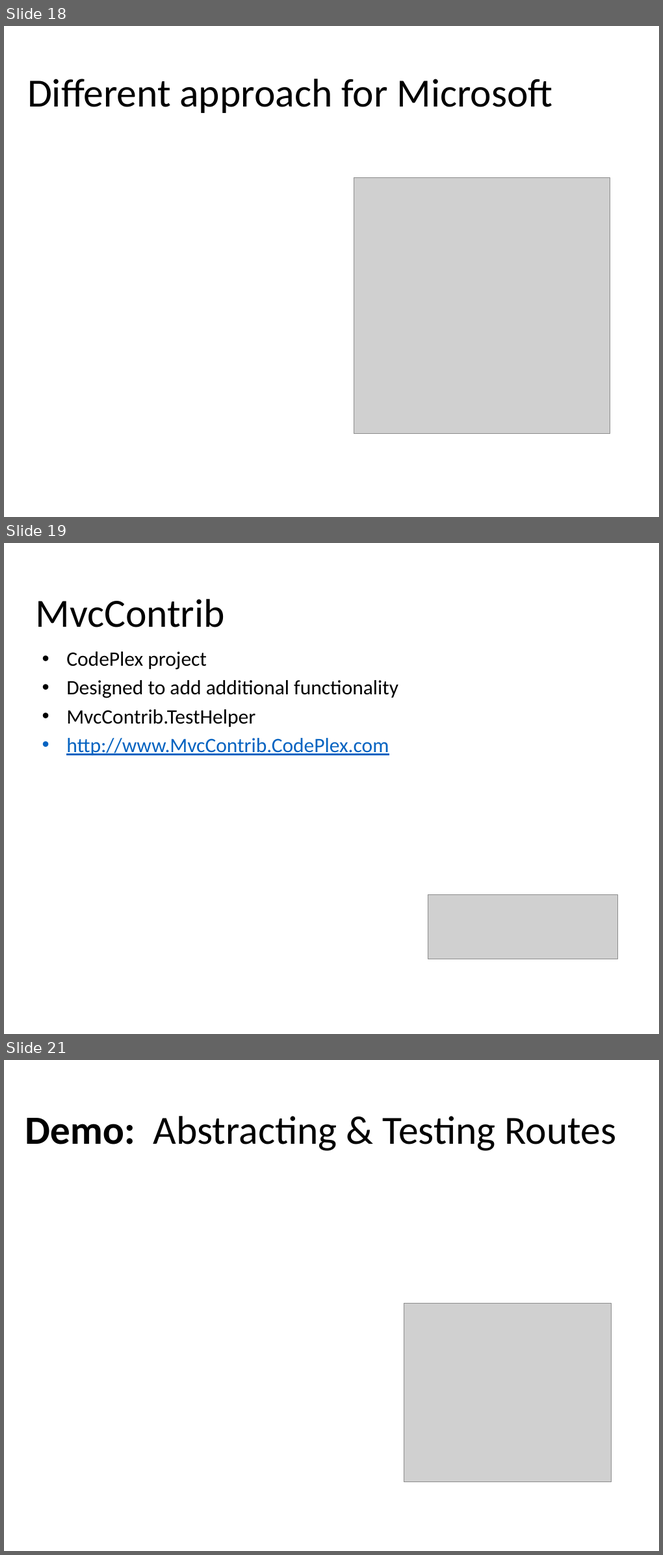
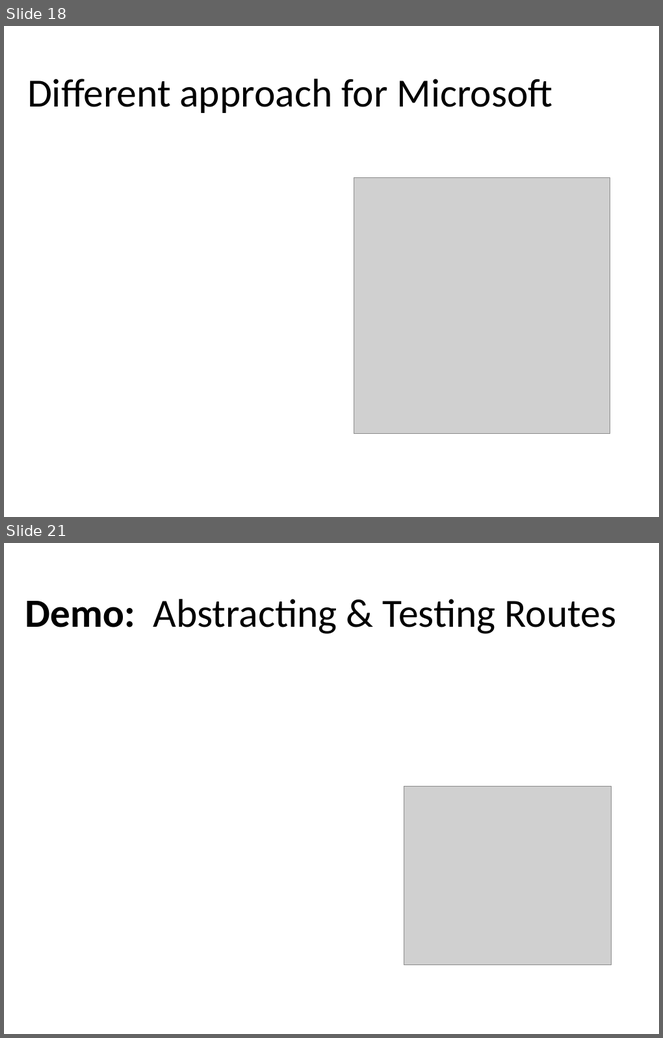
Before and after one commit to kburnell/TestDrivingASP.NETMVC, a slide deck: TestDrivingASP.NETMVC.pptx. Shown one above the other, each under a label of ours: slides 18, 19 and 21 before the commit, slides 18 and 21 after it; the slides between them are not shown. The pictures are 663x1555 and 663x1038 pixels, drawn with LibreOffice and Linux fonts; fonts in the diff are those of the drawing; grey boxes stand for pictures; background and template pictures are left out. Boxes give left, top, right and bottom in pixels: in the first picture for what was removed or moved away, otherwise in the second. Text is boxed around its words. In the diff, an @@ line names an element or a change of style, - is before the commit and + after.

```diff
--- a/TestDrivingASP.NETMVC.pptx
+++ b/TestDrivingASP.NETMVC.pptx
@@ slide 19 removed at (x1=4, y1=543, x2=659, y2=1034), background #FFFFFF @@
@@ text removed at (x1=36, y1=599, x2=225, y2=627) @@
-MvcContrib
@@ text removed at (x1=66, y1=652, x2=399, y2=756) @@
-• CodePlex project
-• Designed to add additional functionality
-• MvcContrib.TestHelper
-• http://www.MvcContrib.CodePlex.com
@@ picture removed at (x1=428, y1=895, x2=618, y2=960) @@
```
Also in this commit, not shown: 2 slides changed, 2 slides added, 1 other slide removed, 16 other files.
